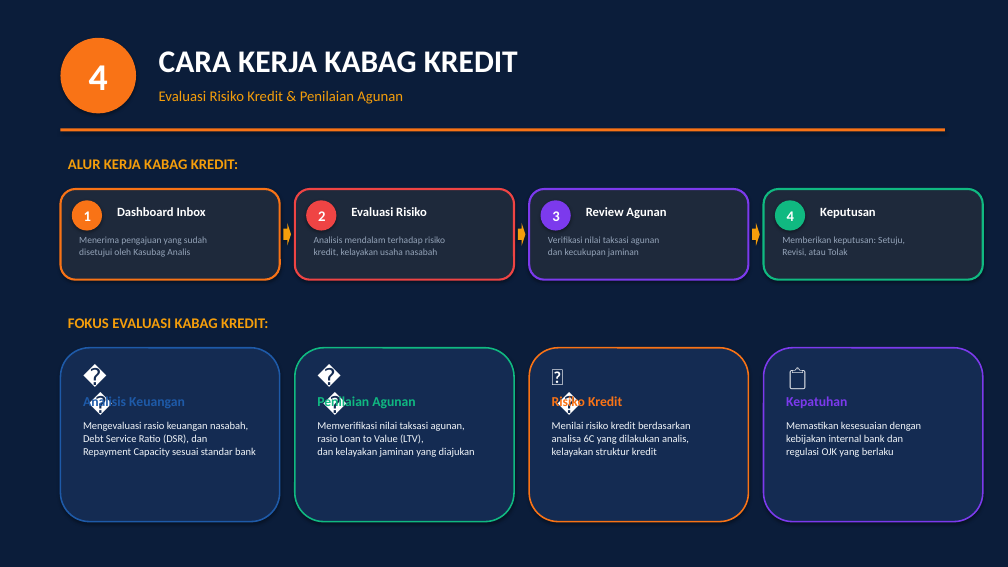
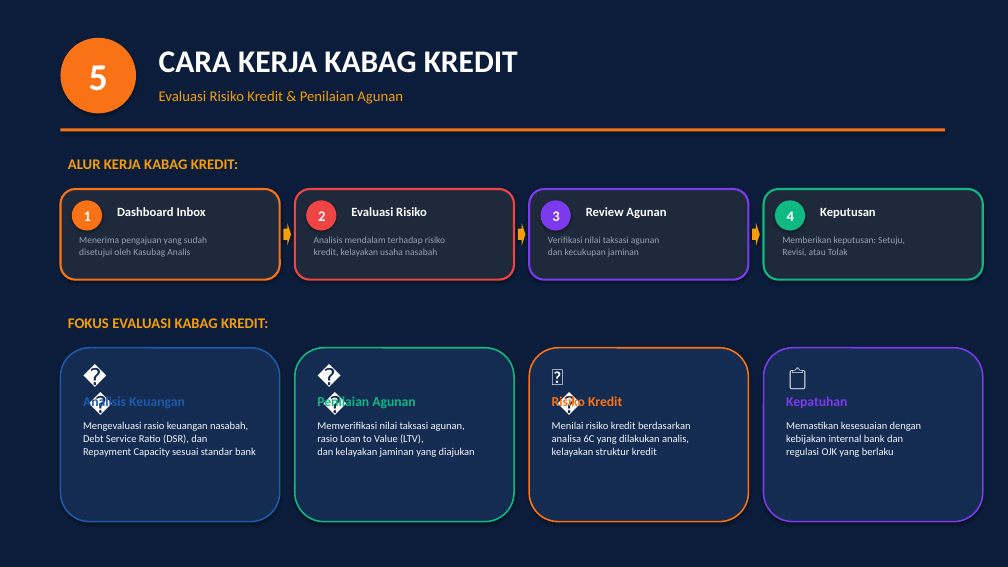
Before and after one commit to Rafiadi28/andrian, a slide deck: slide 10 of Presentasi_Sistem_Kredit_BPR_Wonosobo.pptx (slide 9 before the commit). Drawn at 1008x567 pixels with LibreOffice and Linux fonts; fonts in the diff are those of the drawing. Boxes give left, top, right and bottom in pixels: in the first picture for what was removed or moved away, otherwise in the second. Text is boxed around its words. In the diff, an @@ line names an element or a change of style, - is before the commit and + after.

```diff
--- a/Presentasi_Sistem_Kredit_BPR_Wonosobo.pptx
+++ b/Presentasi_Sistem_Kredit_BPR_Wonosobo.pptx
@@ text in ellipse at box(89, 65, 108, 91): text changed @@
-4
+5
```
Also in this commit, not shown: 6 other slides changed, 1 slide added, 4 other files.
